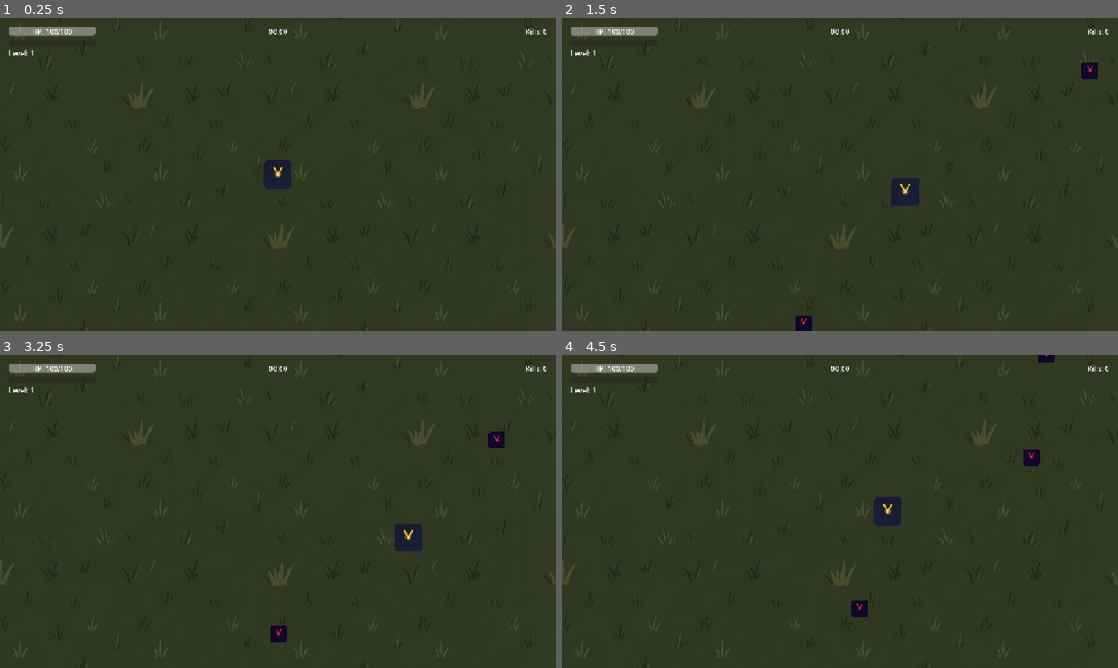
Above: before the commit, frames 1-4 (two rows, left to right).
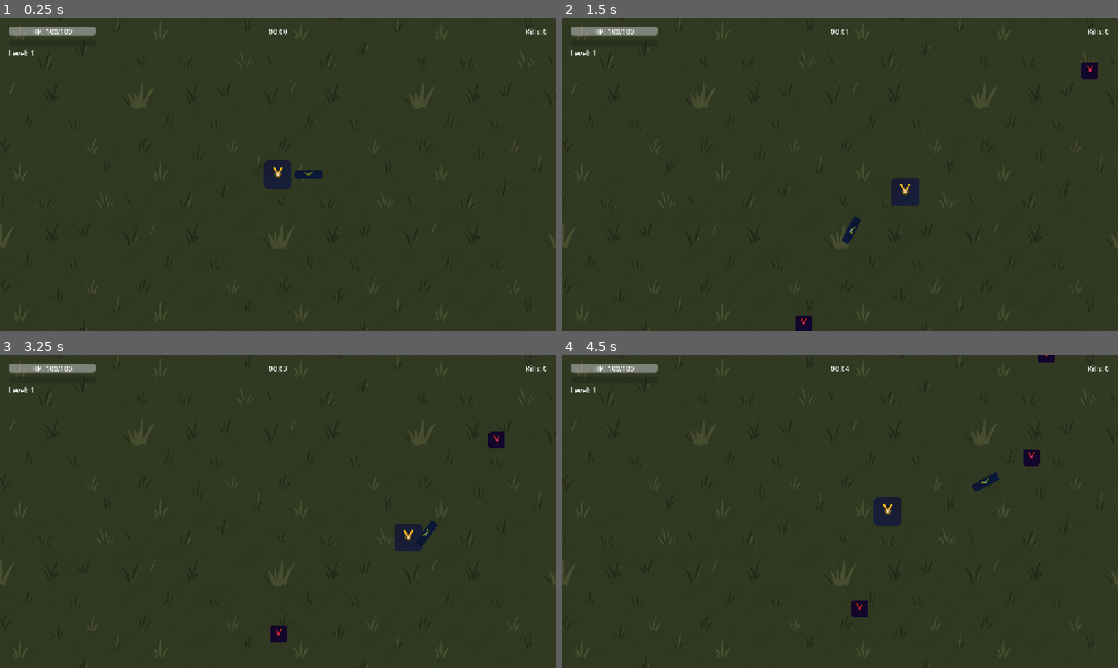
Above: after the commit, the same moments.

Repository: TeeShi/Tutien_Sinhton
Game: Godot game, scene res://scenes/main/Main.tscn
Same seed, same stepped clock (60 frames per second), same inputs: the game is played once before the commit and once after it.
Inputs:
- Up to frame 1 (0.25 s): no input
- Up to frame 2 (1.5 s): hold D (move_right) 0.53-1.28 s; hold S (move_down) from 1.28 s (still down)
- Up to frame 3 (3.25 s): release S (move_down) at 2.03 s; hold D (move_right) 2.03-2.78 s; hold W (move_up) from 2.78 s (still down)
- Up to frame 4 (4.5 s): release W (move_up) at 3.53 s; hold A (move_left) from 3.53 s (still down)

The runs differ from the first frame. In frame 1, 0.1% of the frame differs, in the area x 53-58%, y 48-52%; in frame 2, 0.1%, in the area x 50-54%, y 3-73%; in frame 3, 0.1%; in frame 4, 0.1%.

Commit message:
Add Game Over screen, Level Up UI, weapon attack system, projectile speed upgrade

Diff:
--- a/TuTienSinhTon/scenes/main/Main.tscn
+++ b/TuTienSinhTon/scenes/main/Main.tscn
@@ -1,9 +1,13 @@
-[gd_scene load_steps=5 format=3 uid="uid://1yh8kgam3qt0"]
+[gd_scene load_steps=9 format=3 uid="uid://1yh8kgam3qt0"]
 
 [ext_resource type="Script" uid="uid://duendb7s7esnx" path="res://scripts/main/Main.gd" id="1_main"]
 [ext_resource type="PackedScene" uid="uid://bx8kf7vqrp1jy" path="res://scenes/player/Player.tscn" id="2_player"]
 [ext_resource type="PackedScene" uid="uid://ekmnii02vu08" path="res://scenes/systems/EnemySpawner.tscn" id="3_spawner"]
 [ext_resource type="Texture2D" uid="uid://bgwfj2v4iapj2" path="res://assets/backgrounds/grass.jpg" id="4_grass"]
+[ext_resource type="PackedScene" path="res://scenes/weapons/PhiKiem.tscn" id="5_phikiem"]
+[ext_resource type="Script" path="res://scripts/ui/HUD.gd" id="6_hud"]
+[ext_resource type="PackedScene" path="res://scenes/ui/GameOver.tscn" id="7_gameover"]
+[ext_resource type="PackedScene" path="res://scenes/ui/LevelUpUI.tscn" id="8_levelup"]
 
 [node name="Main" type="Node2D"]
 script = ExtResource("1_main")
@@ -25,6 +29,8 @@
 [node name="Player" parent="." instance=ExtResource("2_player")]
 position = Vector2(640, 360)
 
+[node name="PhiKiem" parent="Player/WeaponContainer" instance=ExtResource("5_phikiem")]
+
 [node name="EnemySpawner" parent="." instance=ExtResource("3_spawner")]
 
 [node name="UI" type="CanvasLayer" parent="."]
@@ -36,6 +42,7 @@
 anchor_bottom = 1.0
 grow_horizontal = 2
 grow_vertical = 2
+script = ExtResource("6_hud")
 
 [node name="HealthBar" type="ProgressBar" parent="UI/HUD"]
 layout_mode = 0
@@ -87,3 +94,7 @@
 offset_bottom = 50.0
 text = "Kills: 0"
 horizontal_alignment = 2
+
+[node name="GameOver" parent="." instance=ExtResource("7_gameover")]
+
+[node name="LevelUpUI" parent="." instance=ExtResource("8_levelup")]
--- a/TuTienSinhTon/scenes/projectiles/SwordProjectile.tscn
+++ b/TuTienSinhTon/scenes/projectiles/SwordProjectile.tscn
@@ -1,6 +1,7 @@
-[gd_scene load_steps=2 format=3 uid="uid://c7yh8kf9m3qpz"]
+[gd_scene load_steps=3 format=3 uid="uid://c7yh8kf9m3qpz"]
 
-[ext_resource type="Texture2D" uid="uid://icon" path="res://icon.svg" id="1_sprite"]
+[ext_resource type="Script" path="res://scripts/projectiles/SwordProjectile.gd" id="1_script"]
+[ext_resource type="Texture2D" uid="uid://icon" path="res://icon.svg" id="2_sprite"]
 
 [sub_resource type="RectangleShape2D" id="RectangleShape2D_hitbox"]
 size = Vector2(32, 8)
@@ -8,11 +9,12 @@
 [node name="SwordProjectile" type="Area2D"]
 collision_layer = 4
 collision_mask = 2
+script = ExtResource("1_script")
 
 [node name="Sprite2D" type="Sprite2D" parent="."]
 modulate = Color(0.5, 0.8, 1, 1)
 scale = Vector2(0.5, 0.15)
-texture = ExtResource("1_sprite")
+texture = ExtResource("2_sprite")
 
 [node name="CollisionShape2D" type="CollisionShape2D" parent="."]
 shape = SubResource("RectangleShape2D_hitbox")
--- /dev/null
+++ b/TuTienSinhTon/scenes/ui/GameOver.tscn
@@ -0,0 +1,63 @@
+[gd_scene load_steps=2 format=3 uid="uid://gameover_scene"]
+
+[ext_resource type="Script" path="res://scripts/ui/GameOver.gd" id="1_script"]
+
+[node name="GameOver" type="CanvasLayer"]
+layer = 10
+process_mode = 3
+script = ExtResource("1_script")
+
+[node name="Panel" type="Panel" parent="."]
+anchors_preset = 15
+anchor_right = 1.0
+anchor_bottom = 1.0
+grow_horizontal = 2
+grow_vertical = 2
+
+[node name="VBoxContainer" type="VBoxContainer" parent="Panel"]
+layout_mode = 1
+anchors_preset = 8
+anchor_left = 0.5
+anchor_top = 0.5
+anchor_right = 0.5
+anchor_bottom = 0.5
+offset_left = -200.0
+offset_top = -150.0
+offset_right = 200.0
+offset_bottom = 150.0
+grow_horizontal = 2
+grow_vertical = 2
+theme_override_constants/separation = 20
+
+[node name="TitleLabel" type="Label" parent="Panel/VBoxContainer"]
+layout_mode = 2
+text = "TU SĨ ĐÃ NGÃ XUỐNG"
+horizontal_alignment = 1
+vertical_alignment = 1
+
+[node name="StatsContainer" type="VBoxContainer" parent="Panel/VBoxContainer"]
+layout_mode = 2
+theme_override_constants/separation = 10
+
+[node name="TimeLabel" type="Label" parent="Panel/VBoxContainer/StatsContainer"]
+layout_mode = 2
+text = "Thời gian: 00:00"
+horizontal_alignment = 1
+
+[node name="KillsLabel" type="Label" parent="Panel/VBoxContainer/StatsContainer"]
+layout_mode = 2
+text = "Yêu Ma đã diệt: 0"
+horizontal_alignment = 1
+
+[node name="LevelLabel" type="Label" parent="Panel/VBoxContainer/StatsContainer"]
+layout_mode = 2
+text = "Cảnh Giới: Level 1"
+horizontal_alignment = 1
+
+[node name="RestartButton" type="Button" parent="Panel/VBoxContainer"]
+layout_mode = 2
+text = "TÁI SINH"
+
+[node name="QuitButton" type="Button" parent="Panel/VBoxContainer"]
+layout_mode = 2
+text = "THOÁT"
--- /dev/null
+++ b/TuTienSinhTon/scenes/ui/LevelUpUI.tscn
@@ -0,0 +1,56 @@
+[gd_scene load_steps=2 format=3 uid="uid://levelup_scene"]
+
+[ext_resource type="Script" path="res://scripts/ui/LevelUpUI.gd" id="1_script"]
+
+[node name="LevelUpUI" type="CanvasLayer"]
+layer = 10
+process_mode = 3
+script = ExtResource("1_script")
+
+[node name="Panel" type="Panel" parent="."]
+anchors_preset = 15
+anchor_right = 1.0
+anchor_bottom = 1.0
+grow_horizontal = 2
+grow_vertical = 2
+
+[node name="VBoxContainer" type="VBoxContainer" parent="Panel"]
+layout_mode = 1
+anchors_preset = 8
+anchor_left = 0.5
+anchor_top = 0.5
+anchor_right = 0.5
+anchor_bottom = 0.5
+offset_left = -300.0
+offset_top = -120.0
+offset_right = 300.0
+offset_bottom = 120.0
+grow_horizontal = 2
+grow_vertical = 2
+theme_override_constants/separation = 30
+
+[node name="TitleLabel" type="Label" parent="Panel/VBoxContainer"]
+layout_mode = 2
+text = "ĐỘT PHÁ! CẢNH GIỚI 2"
+horizontal_alignment = 1
+vertical_alignment = 1
+
+[node name="OptionsContainer" type="HBoxContainer" parent="Panel/VBoxContainer"]
+layout_mode = 2
+theme_override_constants/separation = 20
+alignment = 1
+
+[node name="Option1" type="Button" parent="Panel/VBoxContainer/OptionsContainer"]
+custom_minimum_size = Vector2(150, 80)
+layout_mode = 2
+text = "+20% Công Lực"
+
+[node name="Option2" type="Button" parent="Panel/VBoxContainer/OptionsContainer"]
+custom_minimum_size = Vector2(150, 80)
+layout_mode = 2
+text = "+10% Tốc Độ"
+
+[node name="Option3" type="Button" parent="Panel/VBoxContainer/OptionsContainer"]
+custom_minimum_size = Vector2(150, 80)
+layout_mode = 2
+text = "-10% Hồi Chiêu"
--- a/TuTienSinhTon/scripts/autoload/GameManager.gd
+++ b/TuTienSinhTon/scripts/autoload/GameManager.gd
@@ -233,7 +233,7 @@
 ## Vào trạng thái level up (hiện UI chọn skill)
 func enter_level_up() -> void:
 	current_state = GameState.LEVEL_UP
-	get_tree().paused = true  # Pause game khi chọn
+	# UI sẽ handle pause/unpause
 	Events.level_up_started.emit(current_level)
 
 
--- a/TuTienSinhTon/scripts/enemies/BaseEnemy.gd
+++ b/TuTienSinhTon/scripts/enemies/BaseEnemy.gd
@@ -81,6 +81,9 @@
 # ═══════════════════════════════════════════════════════════════════════════
 
 func _ready() -> void:
+	# Add to enemies group (để weapons có thể tìm thấy)
+	add_to_group("enemies")
+
 	# Initialize HP
 	current_hp = max_hp
 
--- a/TuTienSinhTon/scripts/enemies/TieuYeuTrung.gd
+++ b/TuTienSinhTon/scripts/enemies/TieuYeuTrung.gd
@@ -12,9 +12,6 @@
 
 
 func _ready() -> void:
-	# Thêm vào group "enemies" để weapon có thể tìm
-	add_to_group("enemies")
-
 	# Set enemy info
 	enemy_id = "tieu_yeu_trung"
 	enemy_name = "Tiểu Yêu Trùng"
--- /dev/null
+++ b/TuTienSinhTon/scripts/projectiles/SwordProjectile.gd
@@ -0,0 +1,93 @@
+# ╔═══════════════════════════════════════════════════════════════════════════╗
+# ║                          SWORD PROJECTILE                                 ║
+# ║                    Projectile bay từ Phi Kiếm                             ║
+# ╚═══════════════════════════════════════════════════════════════════════════╝
+
+extends Area2D
+
+
+# ═══════════════════════════════════════════════════════════════════════════
+#                              VARIABLES
+# ═══════════════════════════════════════════════════════════════════════════
+
+var direction: Vector2 = Vector2.RIGHT
+var damage: float = 10.0
+var speed: float = 300.0
+var pierce: int = 1          # Số enemy có thể xuyên qua
+var duration: float = 2.0    # Thời gian tồn tại (giây)
+var knockback: float = 50.0
+
+var enemies_hit: Array = []  # Track enemies đã hit để không hit lại
+var timer: float = 0.0
+
+
+# ═══════════════════════════════════════════════════════════════════════════
+#                           INITIALIZATION
+# ═══════════════════════════════════════════════════════════════════════════
+
+func _ready() -> void:
+	# Connect signal khi va chạm với body
+	body_entered.connect(_on_body_entered)
+
+	# Rotate sprite theo hướng bay
+	rotation = direction.angle()
+
+	# Add vào group để dễ quản lý
+	add_to_group("projectiles")
+
+
+## Setup projectile với các thông số
+func setup(dir: Vector2, dmg: float, spd: float, prc: int, dur: float, kb: float = 50.0) -> void:
+	direction = dir.normalized()
+	damage = dmg
+	speed = spd
+	pierce = prc
+	duration = dur
+	knockback = kb
+
+
+# ═══════════════════════════════════════════════════════════════════════════
+#                              MOVEMENT
+# ═══════════════════════════════════════════════════════════════════════════
+
+func _process(delta: float) -> void:
+	# Di chuyển theo hướng
+	global_position += direction * speed * delta
+
+	# Count down duration
+	timer += delta
+	if timer >= duration:
+		_destroy()
+
+
+# ═══════════════════════════════════════════════════════════════════════════
+#                              COLLISION
+# ═══════════════════════════════════════════════════════════════════════════
+
+func _on_body_entered(body: Node2D) -> void:
+	# Check nếu là enemy
+	if not body.is_in_group("enemies"):
+		return
+
+	# Check nếu đã hit enemy này rồi
+	if body in enemies_hit:
+		return
+
+	# Gây damage
+	if body.has_method("take_damage"):
+		body.take_damage(damage, direction * knockback)
+
+	# Track enemy đã hit
+	enemies_hit.append(body)
+
+	# Giảm pierce
+	pierce -= 1
+
+	# Destroy nếu hết pierce
+	if pierce <= 0:
+		_destroy()
+
+
+func _destroy() -> void:
+	# Có thể thêm hiệu ứng fade/particle ở đây
+	queue_free()
--- /dev/null
+++ b/TuTienSinhTon/scripts/ui/GameOver.gd
@@ -0,0 +1,73 @@
+# ╔═══════════════════════════════════════════════════════════════════════════╗
+# ║                          GAME OVER SCREEN                                 ║
+# ║                    Hiển thị khi player chết                               ║
+# ╚═══════════════════════════════════════════════════════════════════════════╝
+
+extends CanvasLayer
+
+
+# ═══════════════════════════════════════════════════════════════════════════
+#                              REFERENCES
+# ═══════════════════════════════════════════════════════════════════════════
+
+@onready var panel: Panel = $Panel
+@onready var title_label: Label = $Panel/VBoxContainer/TitleLabel
+@onready var stats_container: VBoxContainer = $Panel/VBoxContainer/StatsContainer
+@onready var time_label: Label = $Panel/VBoxContainer/StatsContainer/TimeLabel
+@onready var kills_label: Label = $Panel/VBoxContainer/StatsContainer/KillsLabel
+@onready var level_label: Label = $Panel/VBoxContainer/StatsContainer/LevelLabel
+@onready var restart_button: Button = $Panel/VBoxContainer/RestartButton
+@onready var quit_button: Button = $Panel/VBoxContainer/QuitButton
+
+
+# ═══════════════════════════════════════════════════════════════════════════
+#                              INITIALIZATION
+# ═══════════════════════════════════════════════════════════════════════════
+
+func _ready() -> void:
+	# Ẩn ban đầu
+	visible = false
+
+	# Connect signals
+	Events.player_died.connect(_on_player_died)
+	restart_button.pressed.connect(_on_restart_pressed)
+	quit_button.pressed.connect(_on_quit_pressed)
+
+
+# ═══════════════════════════════════════════════════════════════════════════
+#                           SIGNAL HANDLERS
+# ═══════════════════════════════════════════════════════════════════════════
+
+func _on_player_died() -> void:
+	# Hiển thị Game Over
+	visible = true
+
+	# Cập nhật stats
+	_update_stats()
+
+	# Pause game
+	get_tree().paused = true
+
+
+func _update_stats() -> void:
+	# Lấy stats từ GameManager
+	var time_str = GameManager.get_time_string()
+	var kills = GameManager.enemies_killed
+	var level = GameManager.current_level
+
+	time_label.text = "Thời gian: %s" % time_str
+	kills_label.text = "Yêu Ma đã diệt: %d" % kills
+	level_label.text = "Cảnh Giới: Level %d" % level
+
+
+func _on_restart_pressed() -> void:
+	# Unpause
+	get_tree().paused = false
+
+	# Reload scene
+	get_tree().reload_current_scene()
+
+
+func _on_quit_pressed() -> void:
+	# Thoát game (hoặc về menu)
+	get_tree().quit()
--- /dev/null
+++ b/TuTienSinhTon/scripts/ui/HUD.gd
@@ -0,0 +1,62 @@
+# ╔═══════════════════════════════════════════════════════════════════════════╗
+# ║                              HUD CONTROLLER                               ║
+# ║                    Control hiển thị UI trong game                         ║
+# ╚═══════════════════════════════════════════════════════════════════════════╝
+
+extends Control
+
+
+# ═══════════════════════════════════════════════════════════════════════════
+#                              REFERENCES
+# ═══════════════════════════════════════════════════════════════════════════
+
+@onready var health_bar: ProgressBar = $HealthBar
+@onready var health_label: Label = $HealthBar/HealthLabel
+@onready var xp_bar: ProgressBar = $XPBar
+@onready var time_label: Label = $TimeLabel
+@onready var level_label: Label = $LevelLabel
+@onready var kill_count_label: Label = $KillCountLabel
+
+
+# ═══════════════════════════════════════════════════════════════════════════
+#                              INITIALIZATION
+# ═══════════════════════════════════════════════════════════════════════════
+
+func _ready() -> void:
+	# Connect signals từ Events
+	Events.player_health_changed.connect(_on_player_health_changed)
+	Events.xp_changed.connect(_on_xp_changed)
+	Events.time_updated.connect(_on_time_updated)
+	Events.enemy_killed.connect(_on_enemy_killed)
+	Events.level_up_started.connect(_on_level_up)
+
+	print("HUD initialized!")
+
+
+# ═══════════════════════════════════════════════════════════════════════════
+#                           SIGNAL HANDLERS
+# ═══════════════════════════════════════════════════════════════════════════
+
+func _on_player_health_changed(current: int, max_hp: int) -> void:
+	health_bar.max_value = max_hp
+	health_bar.value = current
+	health_label.text = "HP: %d/%d" % [current, max_hp]
+
+
+func _on_xp_changed(current_xp: int, xp_needed: int) -> void:
+	xp_bar.max_value = xp_needed
+	xp_bar.value = current_xp
+
+
+func _on_time_updated(current_time: float) -> void:
+	var minutes = int(current_time) / 60
+	var seconds = int(current_time) % 60
+	time_label.text = "%02d:%02d" % [minutes, seconds]
+
+
+func _on_enemy_killed(total_kills: int) -> void:
+	kill_count_label.text = "Kills: %d" % total_kills
+
+
+func _on_level_up(new_level: int) -> void:
+	level_label.text = "Level: %d" % new_level
--- /dev/null
+++ b/TuTienSinhTon/scripts/ui/LevelUpUI.gd
@@ -0,0 +1,158 @@
+# ╔═══════════════════════════════════════════════════════════════════════════╗
+# ║                          LEVEL UP UI                                      ║
+# ║                    Hiển thị khi player level up                           ║
+# ╚═══════════════════════════════════════════════════════════════════════════╝
+
+extends CanvasLayer
+
+
+# ═══════════════════════════════════════════════════════════════════════════
+#                              REFERENCES
+# ═══════════════════════════════════════════════════════════════════════════
+
+@onready var panel: Panel = $Panel
+@onready var title_label: Label = $Panel/VBoxContainer/TitleLabel
+@onready var options_container: HBoxContainer = $Panel/VBoxContainer/OptionsContainer
+@onready var option1: Button = $Panel/VBoxContainer/OptionsContainer/Option1
+@onready var option2: Button = $Panel/VBoxContainer/OptionsContainer/Option2
+@onready var option3: Button = $Panel/VBoxContainer/OptionsContainer/Option3
+
+
+# ═══════════════════════════════════════════════════════════════════════════
+#                              DATA
+# ═══════════════════════════════════════════════════════════════════════════
+
+# Danh sách upgrades có thể
+var available_upgrades: Array = [
+	{"id": "damage", "name": "+20% Công Lực", "description": "Tăng damage cho tất cả vũ khí"},
+	{"id": "speed", "name": "+10% Thân Pháp", "description": "Tăng tốc độ di chuyển"},
+	{"id": "proj_speed", "name": "+15% Kiếm Khí", "description": "Tăng tốc độ đạn bay"},
+	{"id": "cooldown", "name": "-10% Hồi Chiêu", "description": "Giảm cooldown vũ khí"},
+	{"id": "area", "name": "+15% Phạm Vi", "description": "Tăng vùng ảnh hưởng"},
+	{"id": "health", "name": "+20 HP", "description": "Tăng máu tối đa"},
+	{"id": "regen", "name": "+1 Hồi Máu", "description": "Hồi 1 HP mỗi giây"},
+	{"id": "amount", "name": "+1 Projectile", "description": "Thêm 1 projectile cho vũ khí"},
+	{"id": "magnet", "name": "+20% Hút XP", "description": "Tăng phạm vi hút XP"},
+]
+
+var current_options: Array = []  # 3 options đang hiển thị
+
+
+# ═══════════════════════════════════════════════════════════════════════════
+#                              INITIALIZATION
+# ═══════════════════════════════════════════════════════════════════════════
+
+func _ready() -> void:
+	# Ẩn ban đầu
+	visible = false
+
+	# Connect signals
+	Events.level_up_started.connect(_on_level_up_started)
+	option1.pressed.connect(func(): _select_option(0))
+	option2.pressed.connect(func(): _select_option(1))
+	option3.pressed.connect(func(): _select_option(2))
+
+
+# ═══════════════════════════════════════════════════════════════════════════
+#                           SIGNAL HANDLERS
+# ═══════════════════════════════════════════════════════════════════════════
+
+func _on_level_up_started(new_level: int) -> void:
+	# Cập nhật title
+	title_label.text = "ĐỘT PHÁ! CẢNH GIỚI %d" % new_level
+
+	# Random 3 options
+	_generate_options()
+
+	# Hiển thị UI
+	visible = true
+
+	# Pause game
+	get_tree().paused = true
+
+
+func _generate_options() -> void:
+	# Shuffle và lấy 3 options
+	var shuffled = available_upgrades.duplicate()
+	shuffled.shuffle()
+	current_options = shuffled.slice(0, 3)
+
+	# Update buttons
+	option1.text = current_options[0]["name"]
+	option2.text = current_options[1]["name"]
+	option3.text = current_options[2]["name"]
+
+
+func _select_option(index: int) -> void:
+	var selected = current_options[index]
+
+	# Apply upgrade
+	_apply_upgrade(selected["id"])
+
+	# Ẩn UI
+	visible = false
+
+	# Resume game
+	get_tree().paused = false
+	GameManager.exit_level_up()
+
+	print("Selected upgrade: ", selected["name"])
+
+
+func _apply_upgrade(upgrade_id: String) -> void:
+	# Lấy player reference
+	var player = GameManager.player
+	if not player:
+		return
+
+	# Apply dựa trên ID
+	match upgrade_id:
+		"damage":
+			# Tăng damage cho tất cả weapons
+			_apply_to_all_weapons(func(w): w.base_damage *= 1.2)
+		"speed":
+			player.base_move_speed *= 1.1
+		"proj_speed":
+			# Tăng tốc độ đạn cho tất cả weapons
+			_apply_to_all_weapons(func(w):
+				w.base_speed *= 1.15
+				w.recalculate_stats()
+			)
+		"cooldown":
+			# Giảm cooldown cho tất cả weapons
+			_apply_to_all_weapons(func(w): w.base_cooldown *= 0.9)
+		"area":
+			# Tăng area cho tất cả weapons
+			_apply_to_all_weapons(func(w): w.base_area *= 1.15)
+		"health":
+			player.max_hp += 20
+			player.current_hp = min(player.current_hp + 20, player.max_hp)
+			Events.player_health_changed.emit(player.current_hp, player.max_hp)
+		"regen":
+			# Tăng HP regen (cần thêm vào Player sau)
+			if player.has_method("add_hp_regen"):
+				player.add_hp_regen(1)
+		"amount":
+			# Tăng projectile amount cho tất cả weapons
+			_apply_to_all_weapons(func(w):
+				w.base_amount += 1
+				w.recalculate_stats()
+			)
+		"magnet":
+			# Tăng magnet radius
+			if player.has_node("MagnetArea/CollisionShape2D"):
+				var shape = player.get_node("MagnetArea/CollisionShape2D").shape
+				if shape is CircleShape2D:
+					shape.radius *= 1.2
+
+
+func _apply_to_all_weapons(callback: Callable) -> void:
+	# Tìm tất cả weapons trong WeaponContainer
+	var player = GameManager.player
+	if not player or not player.has_node("WeaponContainer"):
+		return
+
+	var weapon_container = player.get_node("WeaponContainer")
+	for weapon in weapon_container.get_children():
+		if weapon is BaseWeapon:
+			callback.call(weapon)
--- a/TuTienSinhTon/scripts/weapons/PhiKiem.gd
+++ b/TuTienSinhTon/scripts/weapons/PhiKiem.gd
@@ -220,19 +220,10 @@
 	var final_direction = direction.rotated(angle_offset)
 
 	# Instantiate projectile
-	# Lưu ý: Cần tạo SwordProjectile.tscn trước khi uncomment
-	# var sword = PROJECTILE_SCENE.instantiate()
-	# sword.global_position = player.global_position
-	# sword.setup(final_direction, current_damage, current_speed, current_pierce, current_duration)
-	# get_tree().current_scene.add_child(sword)
-
-	# TẠM THỜI: Print debug thay vì spawn thực
-	print("  → Sword ", index, " spawned, direction: ", final_direction)
-
-	# TẠM THỜI: Gây damage cho enemy gần nhất (để test)
-	var nearest = _find_nearest_enemy()
-	if nearest and nearest.has_method("take_damage"):
-		nearest.take_damage(current_damage, final_direction * base_knockback)
+	var sword = PROJECTILE_SCENE.instantiate()
+	sword.global_position = player.global_position
+	sword.setup(final_direction, current_damage, current_speed, current_pierce, current_duration, base_knockback)
+	get_tree().current_scene.add_child(sword)
 
 
 # ═══════════════════════════════════════════════════════════════════════════
Not shown, added: TuTienSinhTon/scripts/projectiles/SwordProjectile.gd.uid
Not shown, added: TuTienSinhTon/scripts/ui/GameOver.gd.uid
Not shown, added: TuTienSinhTon/scripts/ui/HUD.gd.uid
Not shown, added: TuTienSinhTon/scripts/ui/LevelUpUI.gd.uid
